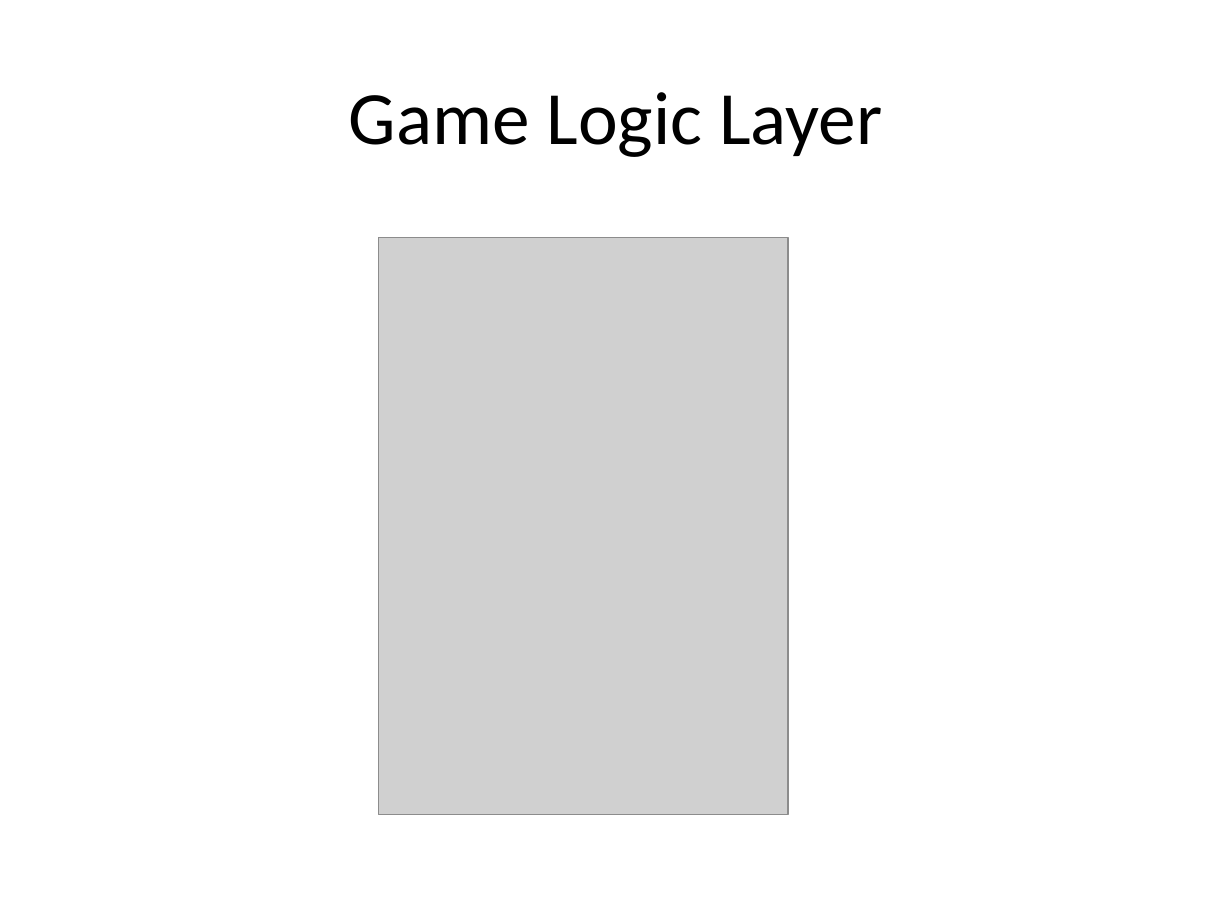
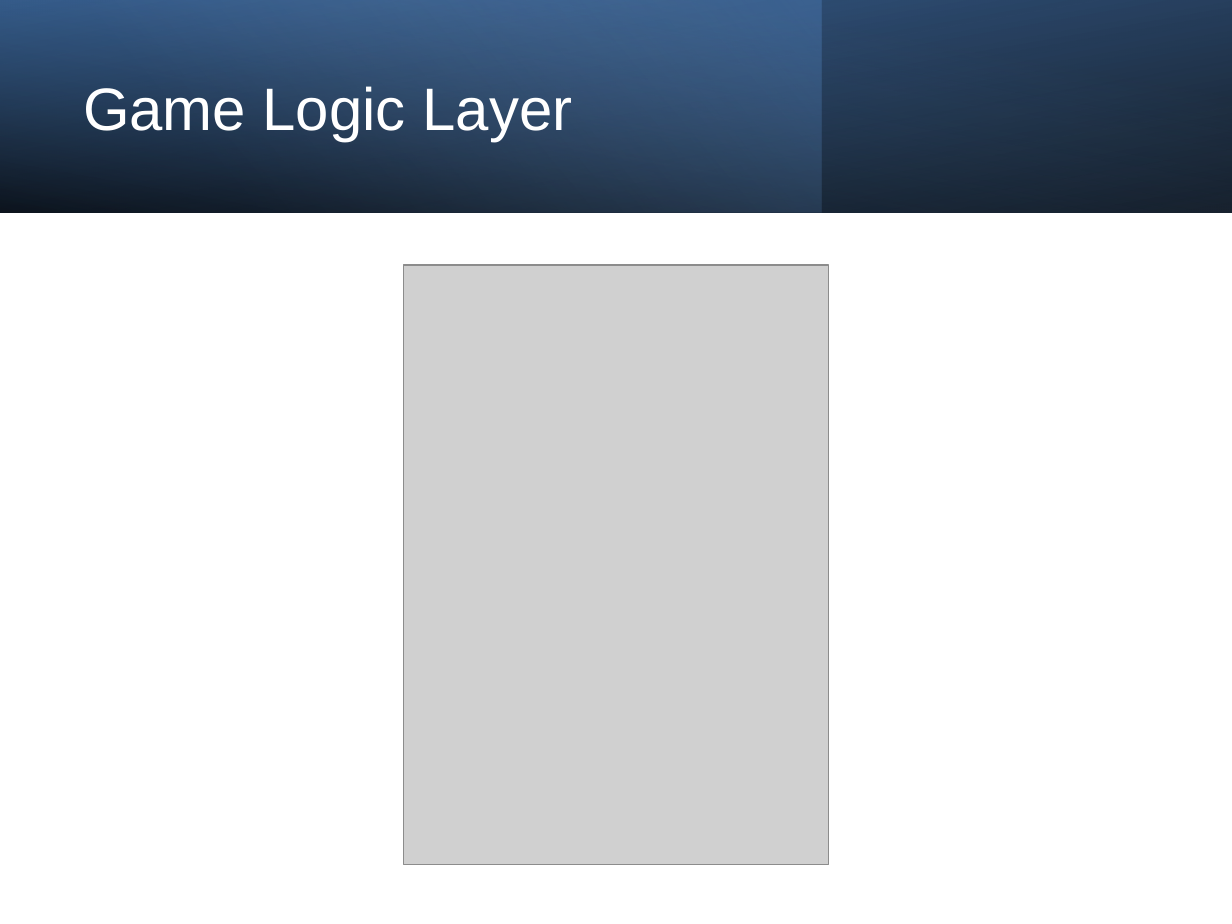
Before and after one commit to Firas-amaria/FinalProject-CryptoGame, a slide deck: slide 20 of enigma_academy_presentation.pptx (slide 13 before the commit). Drawn at 1232x924 pixels with LibreOffice and Linux fonts; fonts in the diff are those of the drawing; grey boxes stand for pictures. Boxes give left, top, right and bottom in pixels: in the first picture for what was removed or moved away, otherwise in the second. Text is boxed around its words. In the diff, an @@ line names an element or a change of style, - is before the commit and + after.

```diff
--- a/enigma_academy_presentation.pptx
+++ b/enigma_academy_presentation.pptx
@@ rectangle added at (0,0,1232,212), fill gradient #000000 to #376092 @@
@@ rectangle added at (0,0,822,212), fill gradient #4F81BD to #95B3D7 @@
@@ rectangle added at (0,0,1232,212), fill gradient #000000 to #4F81BD @@
@@ title "Game Logic Layer": place and size @@
-title "Game Logic Layer" at (349,92,882,157)
+title "Game Logic Layer" at (83,86,573,142)
@@ title "Game Logic Layer" at (83,86,573,142): size 44 to 35 pt, font Calibri to Arial, text colour #000000 to #FFFFFF; alignment centre to left; line spacing 1 to 0.9 @@
@@ picture: place and size @@
-picture at (378,238,788,816)
+picture at (404,265,829,865)
```
Also in this commit, not shown: 10 other slides changed, 18 slides added, 2 slides removed.
